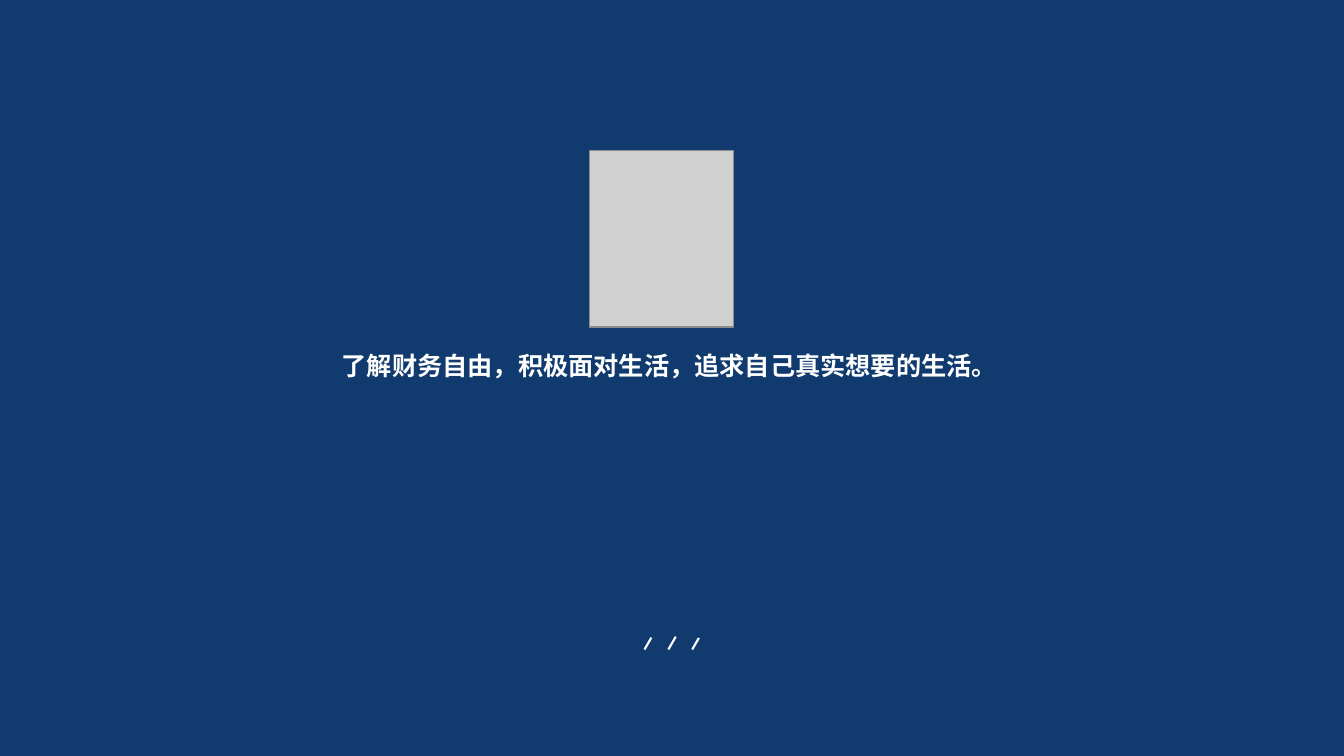
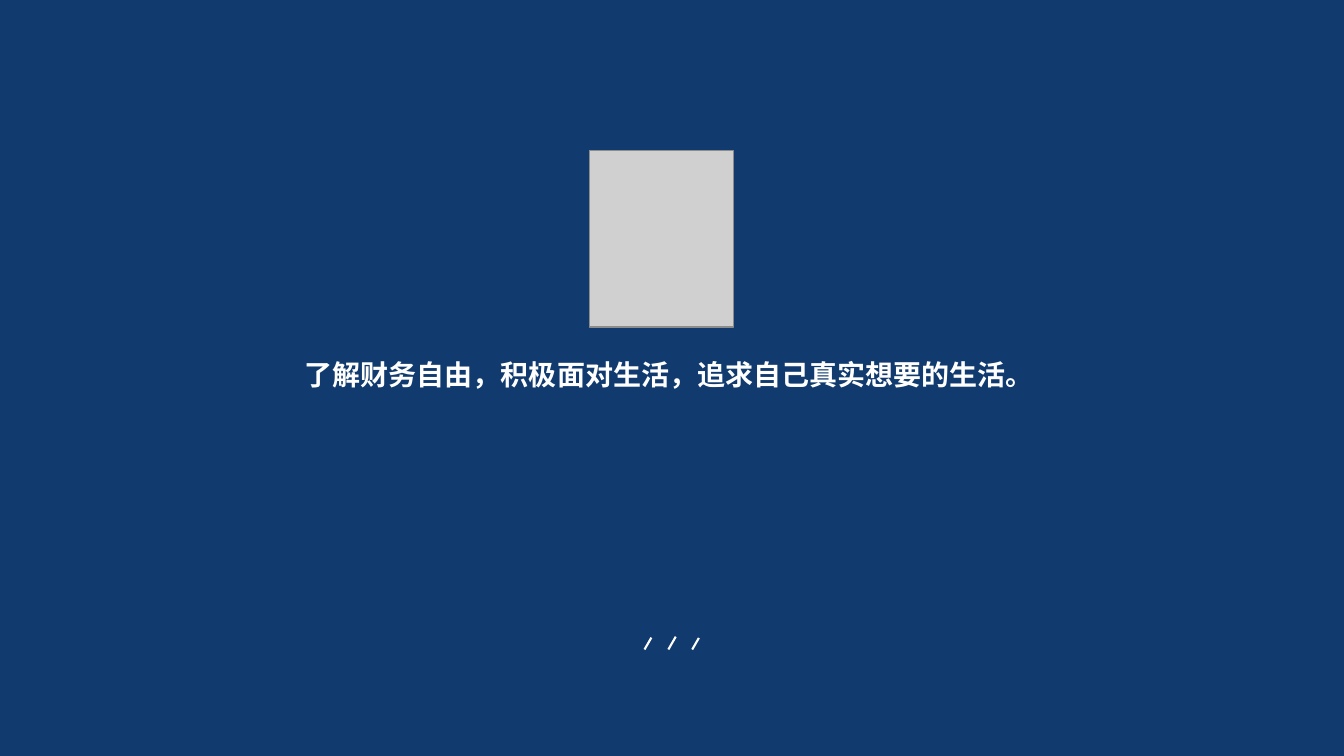
Before and after one commit to Jack-liangqihua/ABAP_CODER, a slide deck: slide 2 of 专题研究/晨会主题/201904财务自由.pptx. Drawn at 1344x756 pixels with LibreOffice and Linux fonts; fonts in the diff are those of the drawing; grey boxes stand for pictures; background and template pictures are left out; a plain dark background stands for a picture behind light text. Boxes give left, top, right and bottom in pixels: in the first picture for what was removed or moved away, otherwise in the second. Text is boxed around its words. In the diff, an @@ line names an element or a change of style, - is before the commit and + after.

```diff
--- a/专题研究/晨会主题/201904财务自由.pptx
+++ b/专题研究/晨会主题/201904财务自由.pptx
@@ text "了解财务自由，积极面对生活，追求自己真实想要的生活。" at (305,361,1034,389): size 18 to 20 pt @@
```
Also in this commit, not shown: 3 other slides changed, 1 slide removed.
